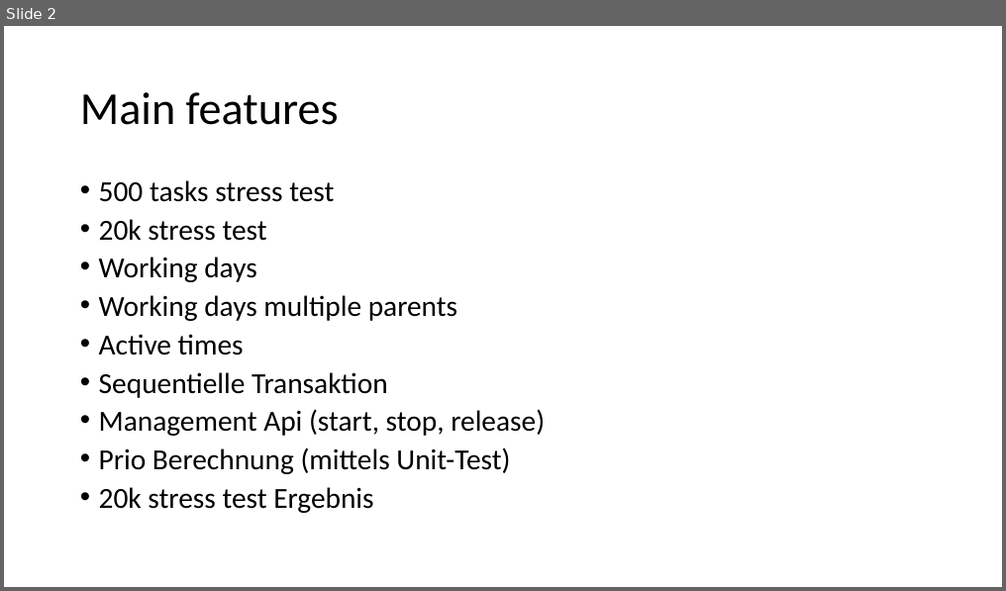
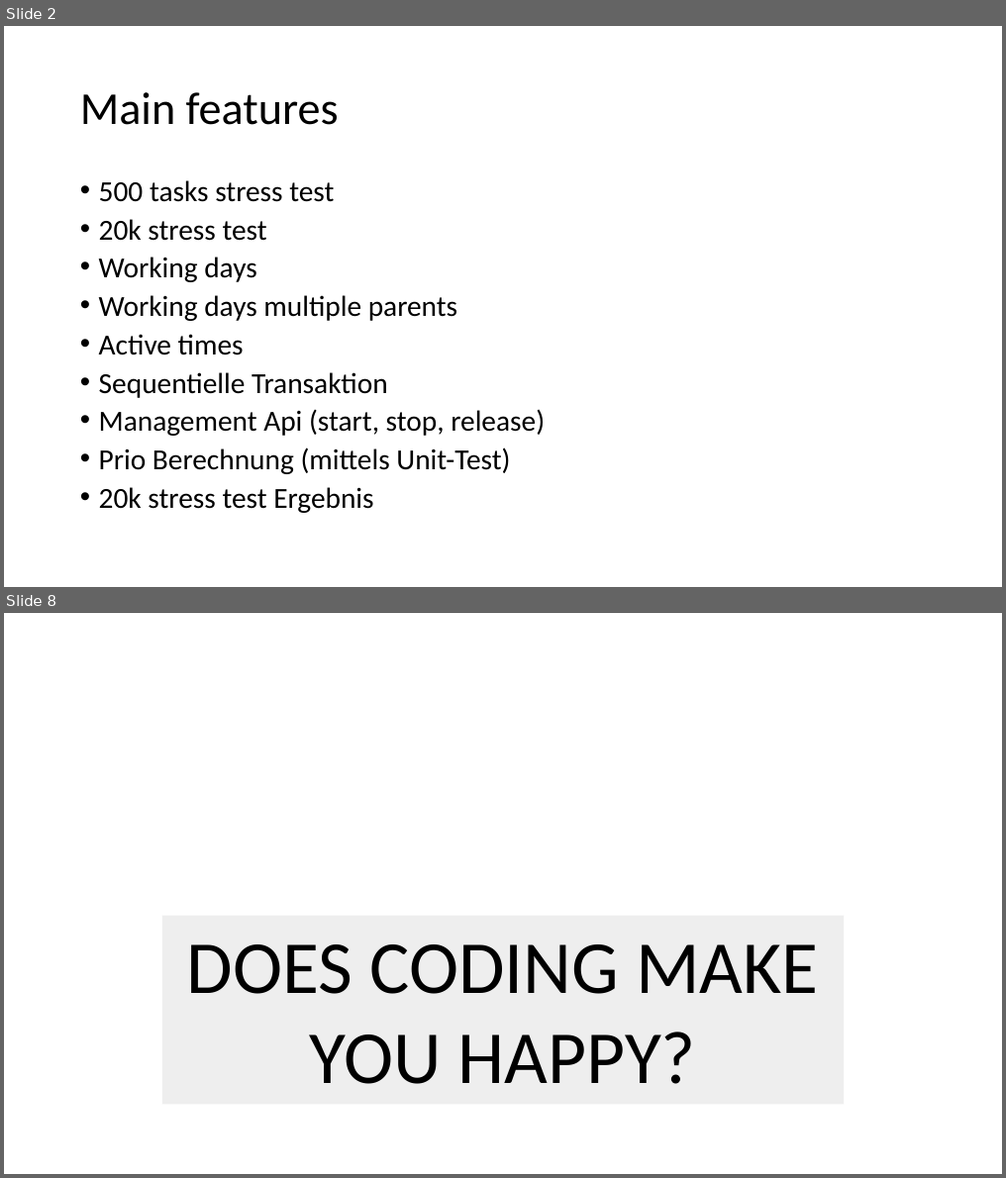
Before and after one commit to AMOS-HoneyBadgers/RealTimeScheduler, a slide deck: docs/Präsi-Features.pptx. Shown one above the other, each under a label of ours: slide 2 before the commit, slides 2 and 8 after it; the slides between them are not shown. The pictures are 1006x591 and 1006x1178 pixels, drawn with LibreOffice and Linux fonts; fonts in the diff are those of the drawing; background and template pictures are left out. Boxes give left, top, right and bottom in pixels: in the first picture for what was removed or moved away, otherwise in the second. Text is boxed around its words. In the diff, an @@ line names an element or a change of style, - is before the commit and + after.

```diff
--- a/docs/Präsi-Features.pptx
+++ b/docs/Präsi-Features.pptx
@@ slide 8 added at <box>4,613,1002,1174</box>, background picture (left out) @@
@@ rectangle added at <box>162,916,844,1104</box>, fill #E7E6E6 at 67% opacity, 72 pt, text #000000 @@
+DOES CODING MAKE YOU HAPPY?
```
Also in this commit, not shown: 6 other slides added, 2 other files.
